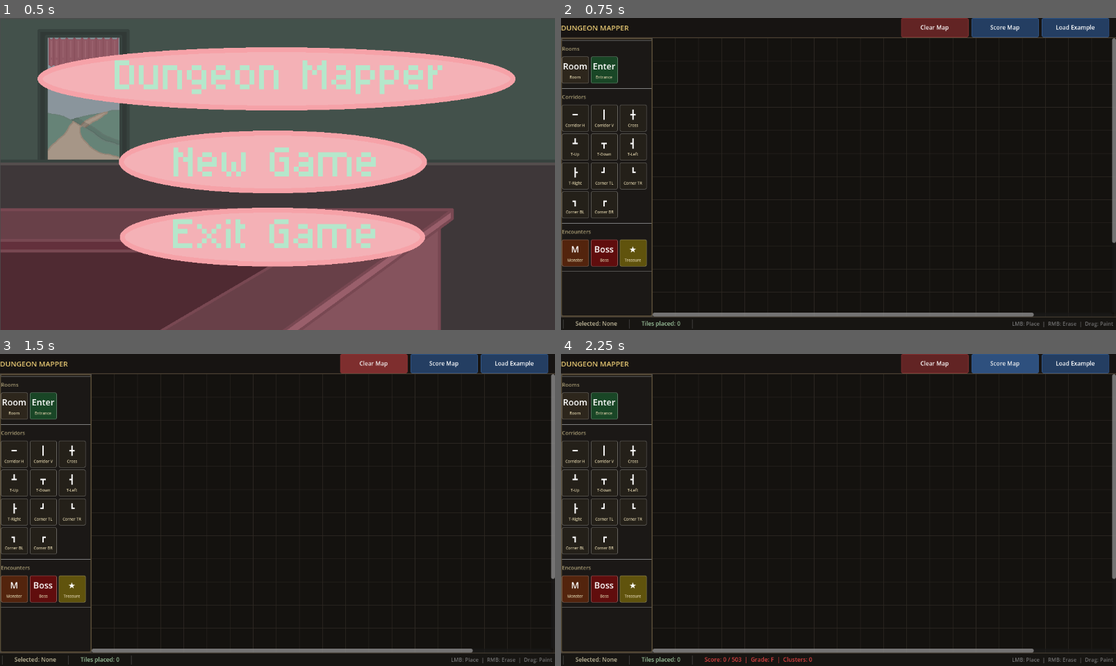
Above: before the commit, frames 1-4 (two rows, left to right).
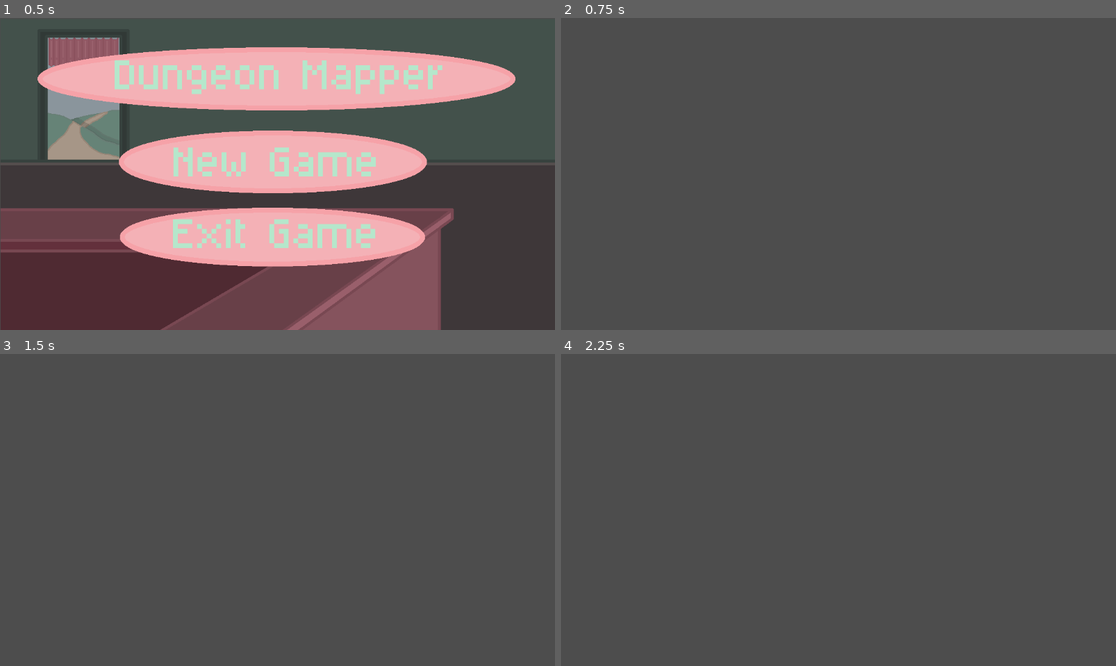
Above: after the commit, the same moments.

Repository: NathanPerezR/Game-Programming-Project
Game: Godot game, scene res://main_menu.tscn
Two runs of this game, one before a commit and one after it. Both use one fixed random seed, a clock stepped at 60 frames per second and the inputs below.
Inputs (mouse positions are in pixels of both pictures, inside the frame that each line leads up to):
- Up to frame 1 (0.5 s): no input
- Up to frame 2 (0.75 s): click (832, 161) at 0.5 s
- Up to frame 3 (1.5 s): click (371, 363) at 1.25 s, where only the run before the commit has a clickable "Clear Map"
- Up to frame 4 (2.25 s): click (1005, 363) at 2 s, where only the run before the commit has a clickable "Score Map"

Frame 1 is identical in both runs. In frame 2, 99% of the frame differs, in the area x 0-100%, y 0-100%; in frame 3, 99%; in frame 4, 99%.
Error after the commit: Parse Error: Expected indented block after function declaration. (res://scripts/Main.gd:210)

Commit message:
began converting main to a ui node called map maker

Diff:
--- a/map_maker.tscn
+++ b/map_maker.tscn
@@ -1,16 +1,6 @@
 [gd_scene format=3 uid="uid://dkm5invaoysix"]
 
-[ext_resource type="Script" uid="uid://bf3lusashb1l1" path="res://scripts/Main.gd" id="1_bm5oi"]
-[ext_resource type="Script" uid="uid://bpx0sl7368wn4" path="res://scripts/DungeonGenerator.gd" id="2_nhn1d"]
-[ext_resource type="TileSet" uid="uid://c8hd56rj5g85t" path="res://scripts/DungeonDemoPath.tres" id="3_h512i"]
+[ext_resource type="Script" uid="uid://favfxbdkfkbg" path="res://floating_ui.gd" id="1_bm5oi"]
 
-[node name="MapMaker" type="CanvasLayer" unique_id=2001035972]
+[node name="FloatingUI" type="CanvasLayer" unique_id=632173573]
 script = ExtResource("1_bm5oi")
-
-[node name="DungeonGenerator" type="Node" parent="." unique_id=555708826]
-script = ExtResource("2_nhn1d")
-tileset = ExtResource("3_h512i")
-metadata/_custom_type_script = "uid://bpx0sl7368wn4"
-
-[node name="TileMapLayer" type="TileMapLayer" parent="DungeonGenerator" unique_id=459189443]
-tile_set = ExtResource("3_h512i")
--- a/scripts/Main.gd
+++ b/scripts/Main.gd
@@ -153,6 +153,10 @@
 	score_btn.pressed.connect(_on_score_pressed)
 	hbox.add_child(score_btn)
 
+	var return_btn = _make_toolbar_button("Return", Color(0.20, 0.35, 0.55))
+	score_btn.pressed.connect(_on_return_pressed)
+	hbox.add_child(score_btn)
+
 	var demo_btn = _make_toolbar_button("Load Example", Color(0.20, 0.35, 0.55))
 	demo_btn.pressed.connect(_on_demo_pressed)
 	hbox.add_child(demo_btn)
@@ -202,6 +206,9 @@
 	var result     := score(player_map)
 	result.print_summary()
 	status_bar.show_score(result)
+
+func _on_return_pressed() -> void:
+
 
 func _build_player_map() -> Dictionary:
 	var player_map: Dictionary = {}
